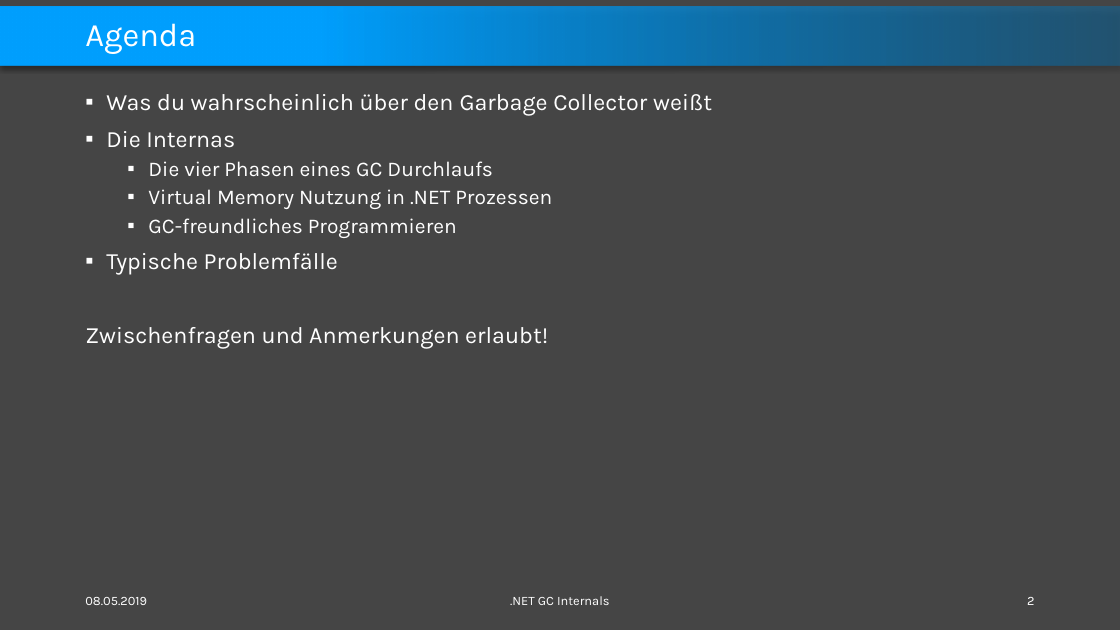
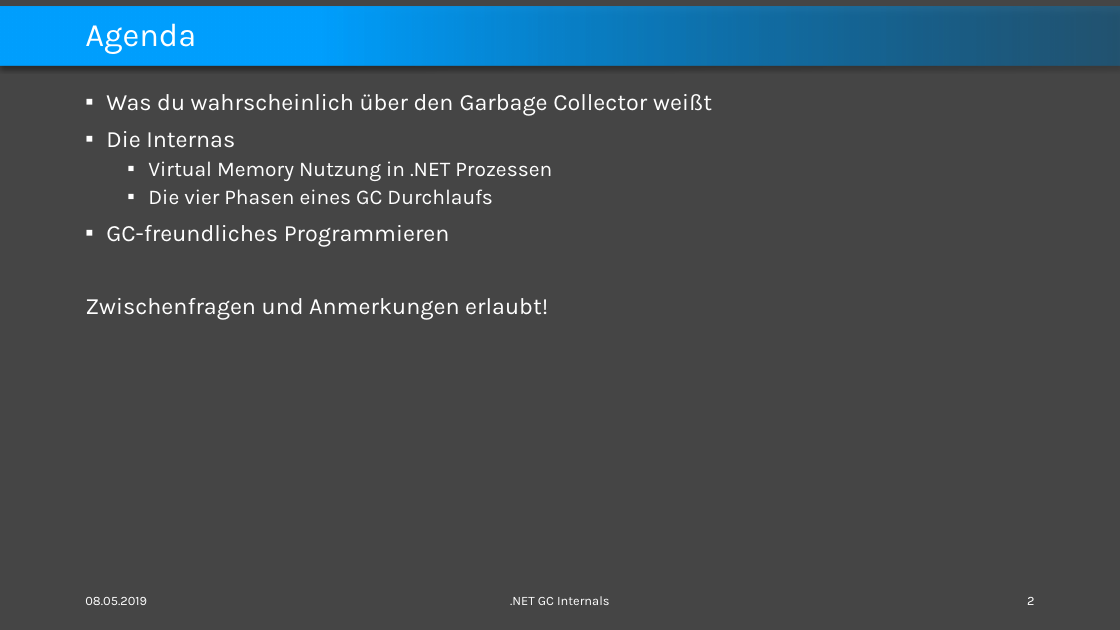
Before and after one commit to feO2x/DotnetGCInternals, a slide deck: slide 2 of Dotnet GC Internals.pptx. Drawn at 1120x630 pixels with LibreOffice and Linux fonts; fonts in the diff are those of the drawing. Boxes give left, top, right and bottom in pixels: in the first picture for what was removed or moved away, otherwise in the second. Text is boxed around its words. In the diff, an @@ line names an element or a change of style, - is before the commit and + after.

```diff
--- a/Dotnet GC Internals.pptx
+++ b/Dotnet GC Internals.pptx
@@ text at [148,161,552,181]: paragraph added @@
+  ▪ Virtual Memory Nutzung in .NET Prozessen
@@ text at [148,189,552,209]: paragraph removed @@
-  ▪ Virtual Memory Nutzung in .NET Prozessen
@@ text at [106,225,450,246]: size 18 to 20 pt in "GC-freundliches Programmieren"; list level 2 to 1 in "GC-freundliches Programmieren" @@
@@ text at [106,253,338,275]: paragraph removed @@
-▪ Typische Problemfälle
```
Also in this commit, not shown: 10 other slides changed, 12 slides added.
